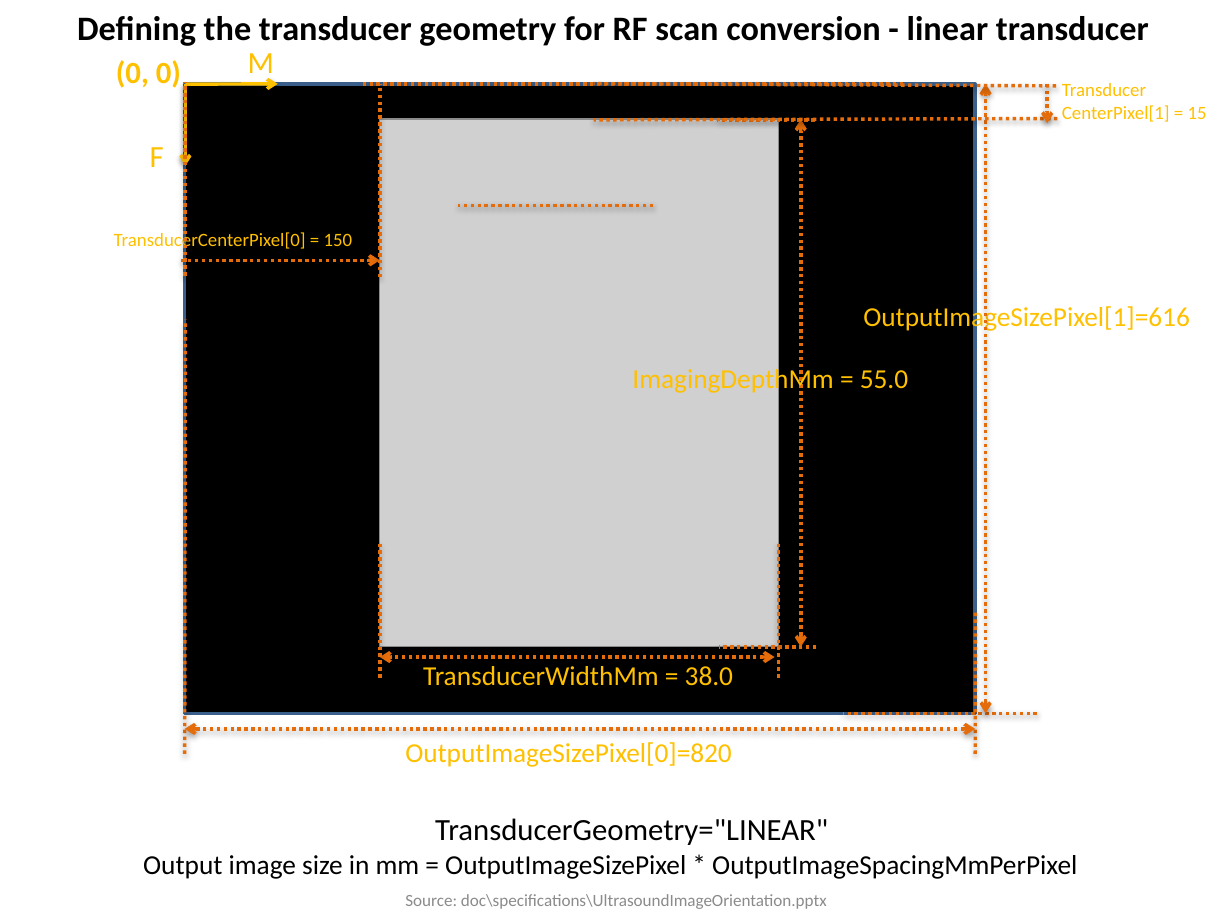
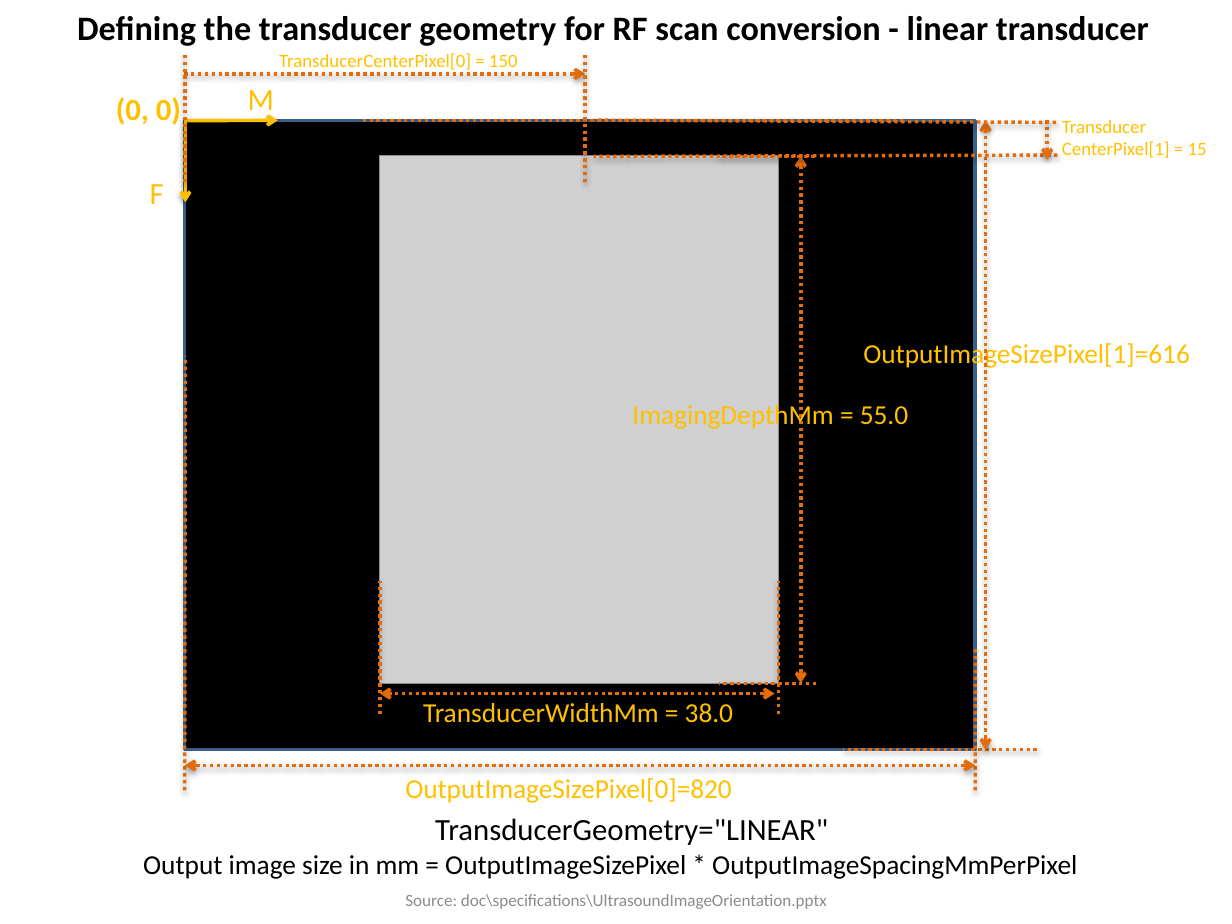
Before and after one commit to PlusToolkit/PlusDoc, a slide deck: slide 8 of specifications/UltrasoundImageOrientation.pptx. Drawn at 1232x924 pixels with LibreOffice and Linux fonts; fonts in the diff are those of the drawing; grey boxes stand for pictures. Boxes give left, top, right and bottom in pixels: in the first picture for what was removed or moved away, otherwise in the second. Text is boxed around its words. In the diff, an @@ line names an element or a change of style, - is before the commit and + after.

Commit message:
re #845: Fixed linear transducer center pixel definition in documentation

```diff
--- a/specifications/UltrasoundImageOrientation.pptx
+++ b/specifications/UltrasoundImageOrientation.pptx
@@ line moved from (185, 276) - (185, 83) to (185, 182) - (185, 53) @@
@@ text "TransducerCenterPixel[0] = 150": place and size @@
-text "TransducerCenterPixel[0] = 150" at <box>114,230,353,251</box>
+text "TransducerCenterPixel[0] = 150" at <box>279,53,518,73</box>
@@ line moved from (379, 277) - (379, 84) to (585, 182) - (585, 53) @@
@@ arrow moved from (181, 260) - (379, 260) to (184, 74) - (585, 74) @@
@@ 10 lines, 8 texts, 4 double arrows, 3 arrows, 1 picture, 1 rectangle: place and size @@
-10 lines, 8 texts, 4 double arrows, 3 arrows, 1 picture, 1 rectangle at <box>116,53,1207,767</box>
+10 lines, 8 texts, 4 double arrows, 3 arrows, 1 picture, 1 rectangle at <box>116,90,1207,803</box>
@@ line removed from (653, 206) to (458, 206) @@
```
